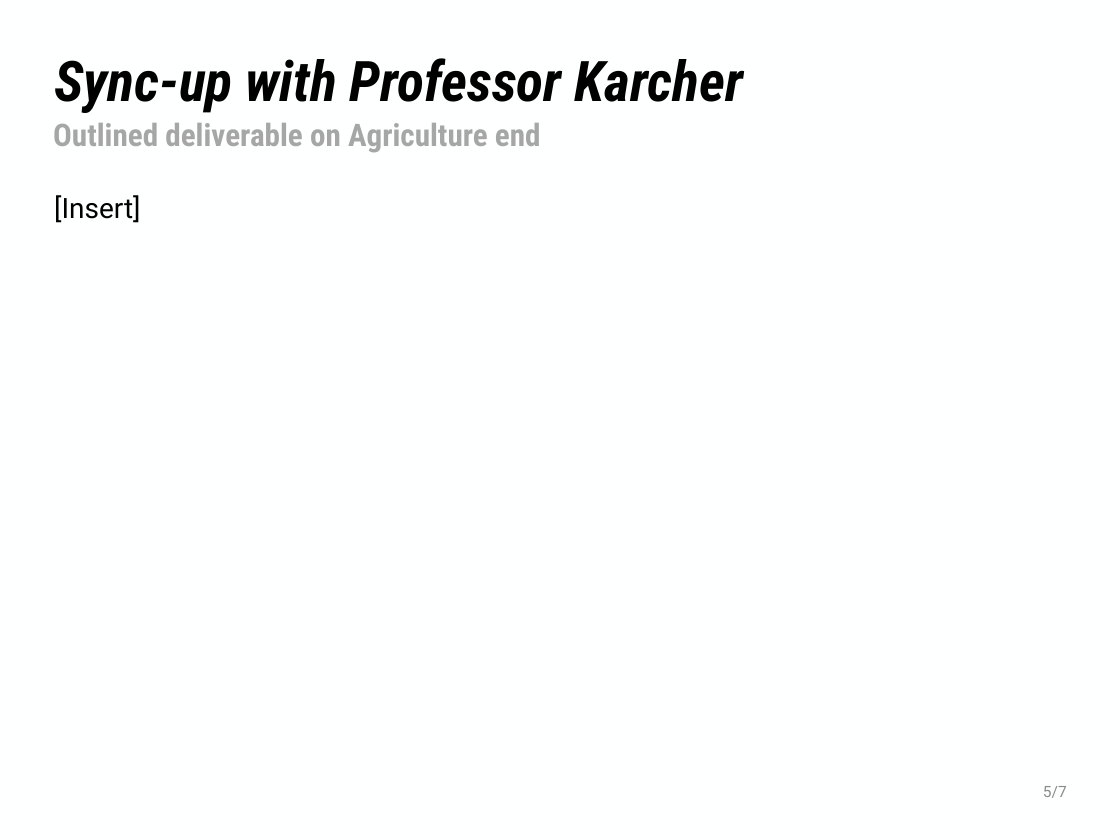
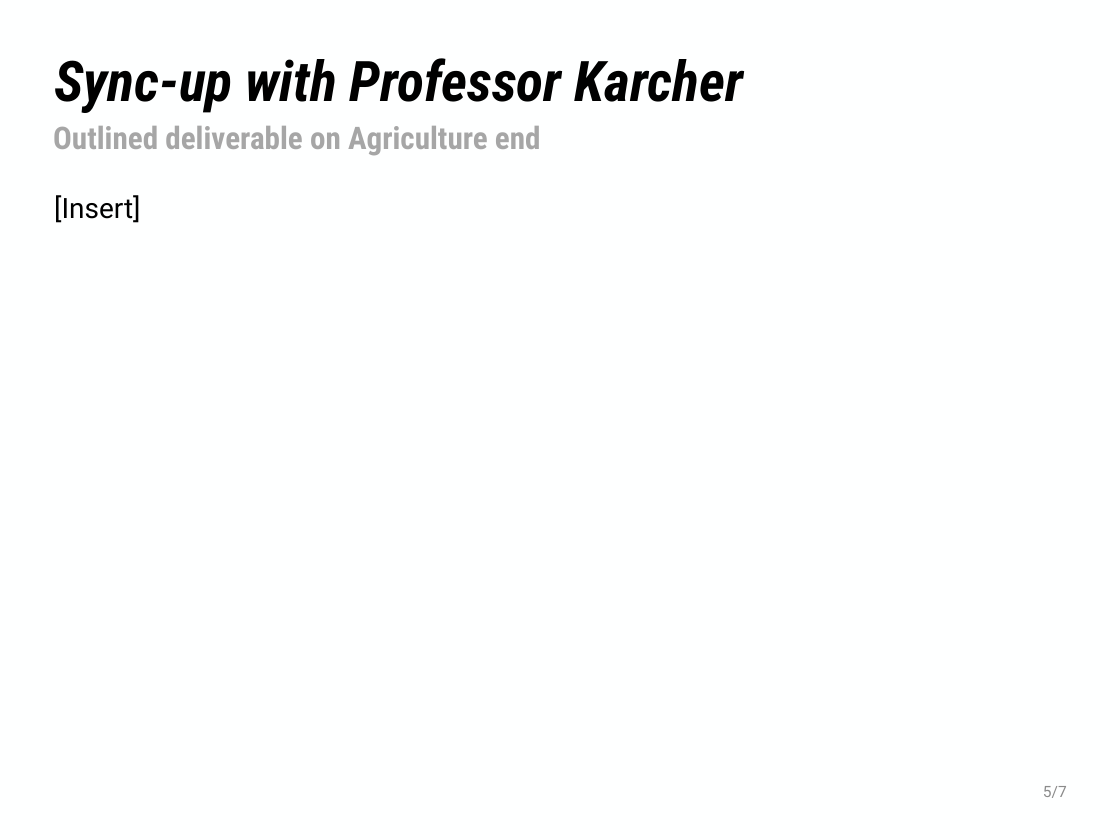
Before and after one commit to NHuang58/Biomedical_Device_PCB, a slide deck: slide 8 of Documentation/Slides/Week_9.pptx (slide 7 before the commit). Drawn at 1120x840 pixels with LibreOffice and Linux fonts; fonts in the diff are those of the drawing; background and template pictures are left out. Boxes give left, top, right and bottom in pixels: in the first picture for what was removed or moved away, otherwise in the second. Text is boxed around its words. In the diff, an @@ line names an element or a change of style, - is before the commit and + after.

```diff
--- a/Documentation/Slides/Week_9.pptx
+++ b/Documentation/Slides/Week_9.pptx
@@ text "Outlined deliverable on Agriculture end" at (x1=53, y1=126, x2=541, y2=156): line spacing 0.8 to 0.9 @@
```
Also in this commit, not shown: 3 other slides changed, 1 slide added, 3 other files.
